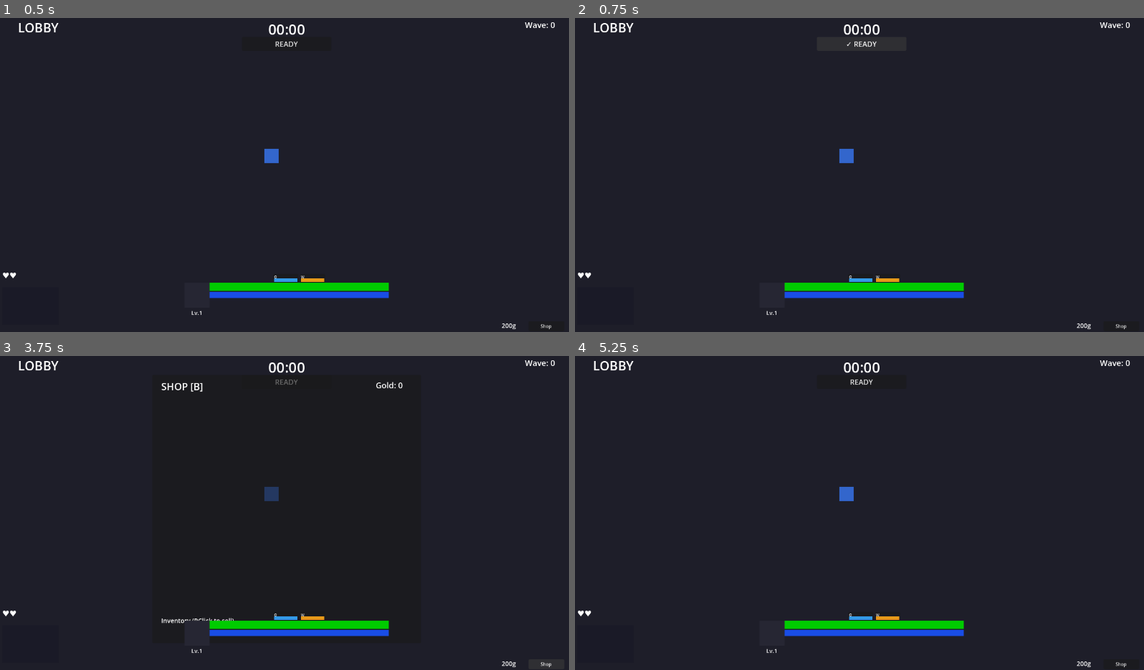
Above: before the commit, frames 1-4 (two rows, left to right).
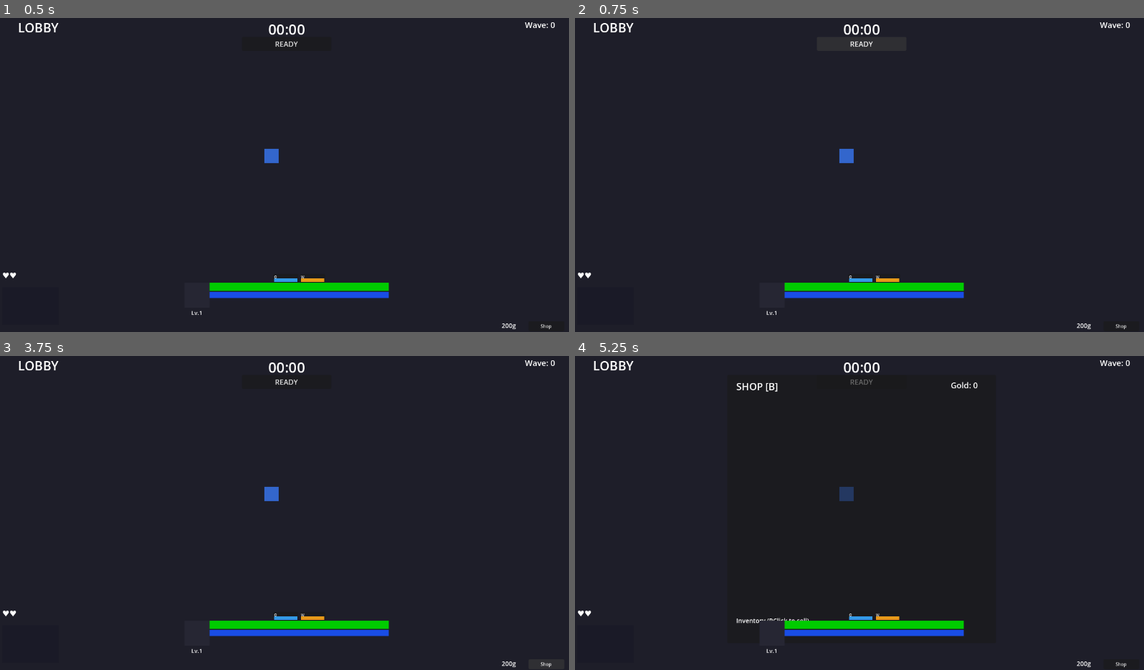
Above: after the commit, the same moments.

Repository: zhistokoepvpp-ctrl/hero-chaos
Game: Godot game, scene res://Scenes/Lobby.tscn
The game is run twice, just before and just after one commit, with the same random seed, the same clock (stepped at 60 frames per second) and the same inputs. This scene is started directly instead of the project's main scene.
Inputs (mouse positions are in pixels of both pictures, inside the frame that each line leads up to):
- Up to frame 1 (0.5 s): no input
- Up to frame 2 (0.75 s): click "READY" at 0.5 s
- Up to frame 3 (3.75 s): click "✓ READY" (after the commit: "READY") at 1.25 s; click "READY" at 2 s; click "✓ READY" (after the commit: "READY") at 2.75 s; click "Shop" at 3.5 s
- Up to frame 4 (5.25 s): tap Enter at 4.25, 5 s; move the mouse to (990, 494) at 4.27 s; hold D 4.28-5 s; tap B (shop) at 4.35, 4.52, 4.82 s; click (990, 494) at 4.42 s; drag from (745, 525) to (831, 572) at 5.02 s

Frame 1 is identical in both runs. In frame 2, less than 0.1% of the frame differs, in the area x 47-54%, y 7-10%; in frame 3, 0.4%, in the area x 28-71%, y 7-86%; in frame 4, 0.4%.
Error after the commit: Trying to assign value of type 'GridContainer' to a variable of type 'VBoxContainer'. (res://Scripts/UI/LobbyUI.gd:15)

Commit message:
Shop: card grid layout with tooltip on hover

Diff:
--- a/game/Scenes/Lobby.tscn
+++ b/game/Scenes/Lobby.tscn
@@ -122,12 +122,13 @@
 horizontal_alignment = 2
 theme_override_font_sizes/font_size = 18
 
-[node name="ShopItemList" type="VBoxContainer" parent="ShopPanel"]
+[node name="ShopItemList" type="GridContainer" parent="ShopPanel"]
 layout_mode = 0
 offset_left = 20
 offset_top = 50
 offset_right = 560
 offset_bottom = 540
+columns = 4
 
 [node name="ShopInvTitle" type="Label" parent="ShopPanel"]
 layout_mode = 0
--- a/game/Scripts/UI/LobbyUI.gd
+++ b/game/Scripts/UI/LobbyUI.gd
@@ -68,6 +68,7 @@
 	var shop_btn = get_node("BtnShop")
 	if shop_btn:
 		shop_btn.pressed.connect(_toggle_shop)
+	_create_shop_tooltip()
 	_spawn_hero()
 	_show_wave_result()
 
@@ -264,6 +265,38 @@
 
 # ─── Shop ───
 
+var _shop_tooltip: Panel
+var _shop_tooltip_label: Label
+
+func _create_shop_tooltip():
+	_shop_tooltip = Panel.new()
+	_shop_tooltip.visible = false
+	_shop_tooltip.size = Vector2(180, 120)
+	_shop_tooltip_label = Label.new()
+	_shop_tooltip_label.position = Vector2(8, 8)
+	_shop_tooltip_label.size = Vector2(164, 104)
+	_shop_tooltip_label.add_theme_color_override("font_color", Color.WHITE)
+	_shop_tooltip_label.add_theme_font_size_override("font_size", 12)
+	_shop_tooltip_label.autowrap_mode = TextServer.AUTOWRAP_WORD
+	_shop_tooltip_label.bbcode_enabled = true
+	_shop_tooltip.add_child(_shop_tooltip_label)
+	shop_panel.add_child(_shop_tooltip)
+
+func _show_shop_tooltip(item: Dictionary, id: int, card_rect: ColorRect):
+	if item.is_empty():
+		return
+	var text = "[b]%s[/b]\n" % item.get("name", "Item")
+	var eff = item.get("effects", {})
+	for k in eff:
+		text += "%s: %s\n" % [k, str(eff[k])]
+	text += "\nCost: %dg" % item.get("cost", 0)
+	_shop_tooltip_label.text = text
+	_shop_tooltip.position = card_rect.global_position + Vector2(card_rect.size.x + 10, 0)
+	_shop_tooltip.visible = true
+
+func _hide_shop_tooltip():
+	_shop_tooltip.visible = false
+
 func _toggle_shop():
 	shop_panel.visible = not shop_panel.visible
 	attr_panel.visible = false
@@ -275,6 +308,7 @@
 	if not p:
 		return
 	shop_gold.text = "Gold: %d" % p.gold
+	_hide_shop_tooltip()
 
 	for child in shop_item_list.get_children():
 		child.queue_free()
@@ -283,27 +317,41 @@
 		var item = ItemDatabase.get_item(id)
 		if item.is_empty():
 			continue
-		var row = HBoxContainer.new()
+		var card = VBoxContainer.new()
+		card.custom_minimum_size = Vector2(120, 130)
+		card.size_flags_horizontal = Control.SIZE_SHRINK_CENTER
+
+		var card_rect = ColorRect.new()
+		card_rect.custom_minimum_size = Vector2(80, 80)
+		card_rect.size = Vector2(80, 80)
+		card_rect.color = _item_color(id)
+		card_rect.mouse_entered.connect(_show_shop_tooltip.bind(item, id, card_rect))
+		card_rect.mouse_exited.connect(_hide_shop_tooltip)
+		card.add_child(card_rect)
+
 		var name_lbl = Label.new()
 		name_lbl.text = item.name
-		name_lbl.size_flags_horizontal = Control.SIZE_EXPAND_FILL
+		name_lbl.horizontal_alignment = HORIZONTAL_ALIGNMENT_CENTER
+		name_lbl.add_theme_font_size_override("font_size", 10)
+		name_lbl.add_theme_color_override("font_color", Color.WHITE)
+		name_lbl.autowrap_mode = TextServer.AUTOWRAP_WORD
+		name_lbl.custom_minimum_size.x = 110
+		card.add_child(name_lbl)
+
 		var cost_lbl = Label.new()
 		cost_lbl.text = "%dg" % item.cost
-		cost_lbl.custom_minimum_size.x = 60
-		var effect_text = ""
-		for k in item.effects:
-			effect_text += "%s: %s " % [k, str(item.effects[k])]
-		var effect_lbl = Label.new()
-		effect_lbl.text = effect_text
-		effect_lbl.size_flags_horizontal = Control.SIZE_EXPAND_FILL
+		cost_lbl.horizontal_alignment = HORIZONTAL_ALIGNMENT_CENTER
+		cost_lbl.add_theme_font_size_override("font_size", 12)
+		cost_lbl.add_theme_color_override("font_color", Color(1, 0.8, 0.2))
+		card.add_child(cost_lbl)
+
 		var buy_btn = Button.new()
 		buy_btn.text = "Buy"
+		buy_btn.custom_minimum_size.x = 80
 		buy_btn.pressed.connect(_buy_item.bind(id))
-		row.add_child(name_lbl)
-		row.add_child(effect_lbl)
-		row.add_child(cost_lbl)
-		row.add_child(buy_btn)
-		shop_item_list.add_child(row)
+		card.add_child(buy_btn)
+
+		shop_item_list.add_child(card)
 
 	for child in shop_inv_list.get_children():
 		child.queue_free()
@@ -324,6 +372,11 @@
 		row.add_child(sell_btn)
 		shop_inv_list.add_child(row)
 
+func _item_color(id: int) -> Color:
+	var hues = [0.0, 0.6, 0.3, 0.8, 0.15, 0.45, 0.75, 0.9, 0.1, 0.5, 0.35, 0.65, 0.2, 0.7, 0.4]
+	var h = hues[(id - 1) % hues.size()]
+	return Color.from_hsv(h, 0.6, 0.3)
+
 func _buy_item(item_id: int):
 	var p = GameManager.players.get(GameManager.local_player_id)
 	if not p:
